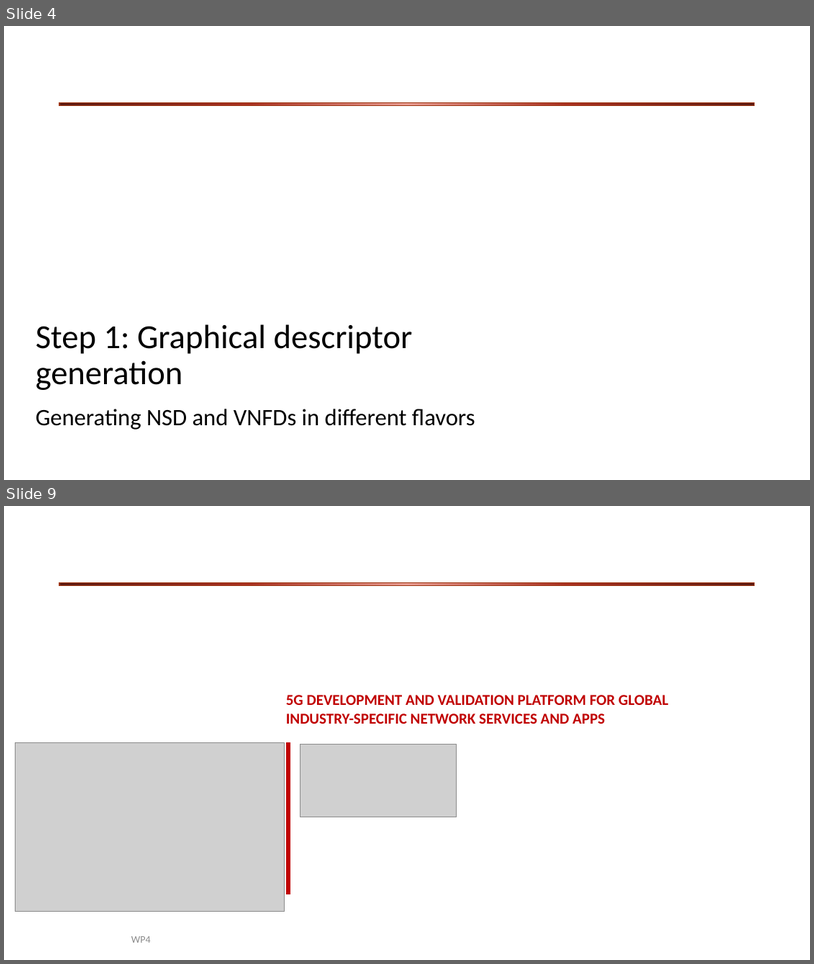
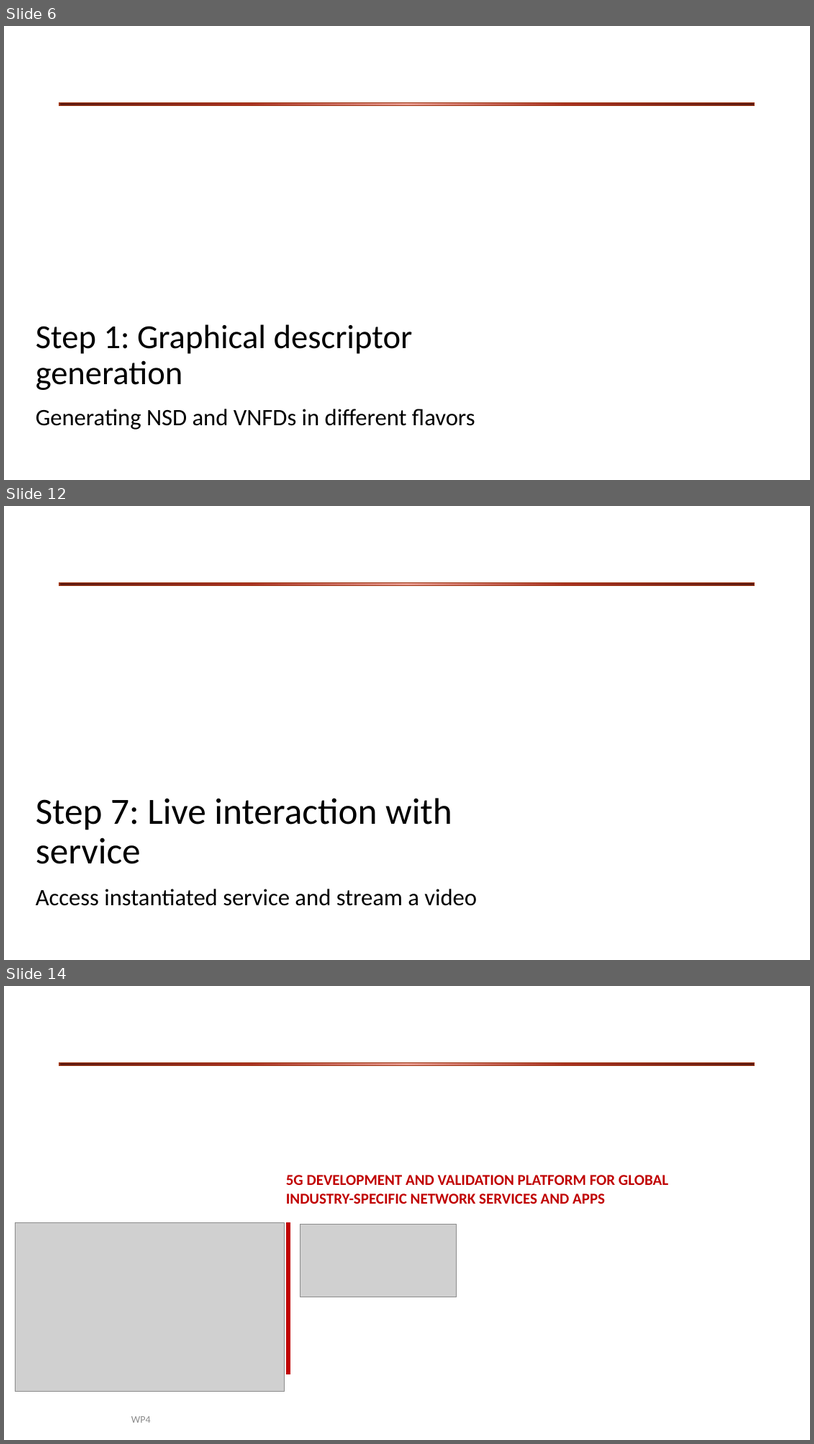
Before and after one commit to CN-UPB/demo-multi-platform-nfv-sdk, a slide deck: slides/video-slides.pptx. Shown one above the other, each under a label of ours: slides 4 and 9 before the commit, slides 6, 12 and 14 after it; the slides between them are not shown. The pictures are 814x964 and 814x1444 pixels, drawn with LibreOffice and Linux fonts; fonts in the diff are those of the drawing; grey boxes stand for pictures; background and template pictures are left out. Boxes give left, top, right and bottom in pixels: in the first picture for what was removed or moved away, otherwise in the second. Text is boxed around its words. In the diff, an @@ line names an element or a change of style, - is before the commit and + after.

Commit message:
Updated slides for video

```diff
--- a/slides/video-slides.pptx
+++ b/slides/video-slides.pptx
@@ slide 12 added at (4, 506, 810, 960), background #FFFFFF; not listed: 1 template element that a slide beside it also shows @@
@@ title added at (36, 798, 453, 864), 44 pt, text #000000 @@
+Step 7: Live interaction with service
@@ subtitle added at (36, 888, 477, 906), 28 pt, text #000000 @@
+Access instantiated service and stream a video
@@ what was slide 4 is now slide 6 @@
@@ what was slide 9 is now slide 14 @@
```
Also in this commit, not shown: 6 slides changed, 4 other slides added.
